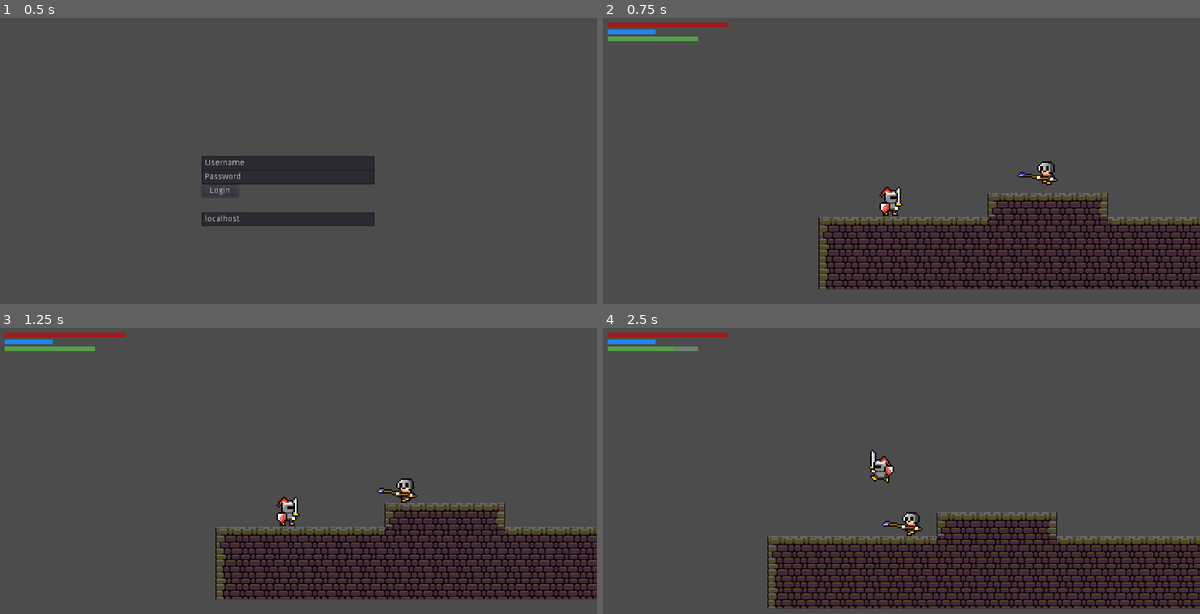
Above: before the commit, frames 1-4 (two rows, left to right).
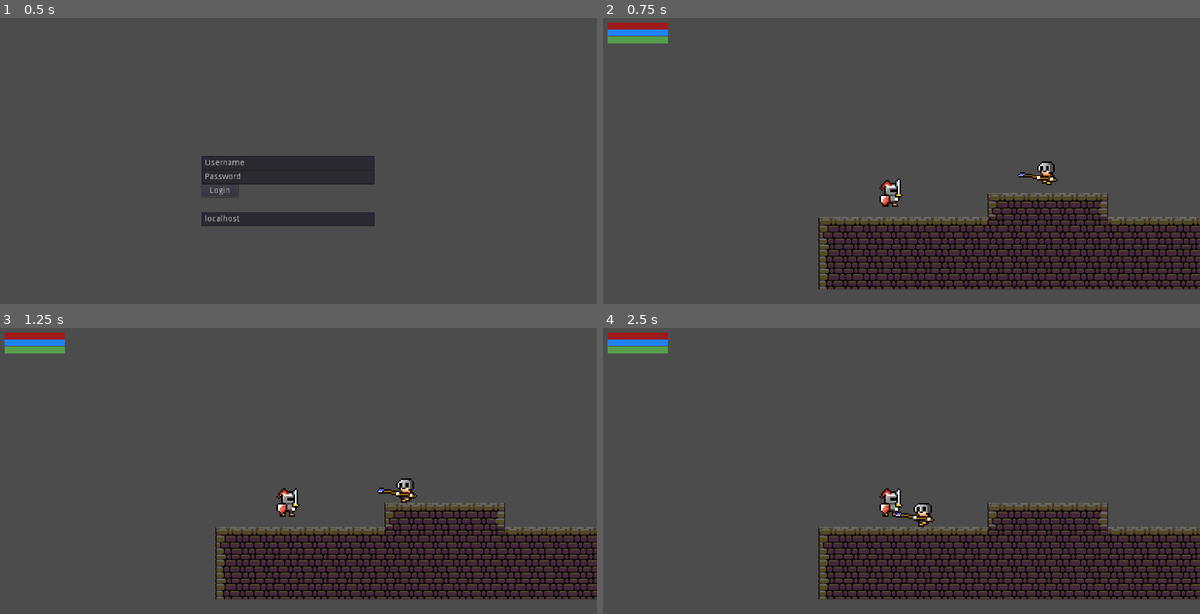
Above: after the commit, the same moments.

Repository: dim35/CEN3031-Project
Game: Godot game, scene res://screens/login_screen/login_screen.tscn
Same seed, same stepped clock (60 frames per second), same inputs: the game is played once before the commit and once after it.
Inputs:
- Up to frame 1 (0.5 s): no input
- Up to frame 2 (0.75 s): click "Login" at 0.5 s
- Up to frame 3 (1.25 s): no input
- Up to frame 4 (2.5 s): hold D (move_right) 1.28-2.03 s; hold Shift (ui_shift, bound only after the commit) 1.28-2.03 s; tap Up (jump) at 1.52, 2.27 s; hold A (move_left) from 2.03 s (still down); tap X (attack) at 2.1 s; tap Shift (ui_shift, bound only after the commit) at 2.3 s

Frame 1 is identical in both runs. In frame 2, 0.8% of the frame differs, in the area x 0-51%, y 1-70%; in frame 3, 0.9%; in frame 4, 19%, in the area x 0-100%, y 1-99%.
Error after the commit: Parse Error: The member "mana" already exists in a parent class. (res://entity_scenes/Player.gd:7)

Commit message:
Stamina no longer depletes with walking. Shift-run possible.

Diff:
--- a/entity_scenes/AnimatedEntity.gd
+++ b/entity_scenes/AnimatedEntity.gd
@@ -1,12 +1,23 @@
 extends KinematicBody2D
 signal under_attack
 
-# ----------- All attributes of an animated entity -----------
+
+# Var instead of const to allow player leveling and mob scaling
+var MAX_HEALTH = 200
+var MAX_MANA = 80
+var MAX_STAMINA = 150
+var MAX_DEFENSE = 300
+var MAX_SPEED = 150
+
+# Current values as opposed to maxima
 var velocity = Vector2()
-var speed = 300
 var health = 100
+var mana = 100
 var stamina = 100
-var defense = 10
+var defense = 100
+var speed = 100
+
+
 const UP_DIRECTION = Vector2(0, -1)
 const GRAVITY = 10
 
--- a/entity_scenes/Player.gd
+++ b/entity_scenes/Player.gd
@@ -1,13 +1,5 @@
 extends "res://entity_scenes/AnimatedEntity.gd"
 
-
-
-# Var instead of const to allow player leveling
-var MAX_HEALTH = 200
-var MAX_MANA = 80
-var MAX_STAMINA = 150
-var MAX_DEFENSE = 300
-var MAX_SPEED = 200
 
 
 # Other attributes
@@ -16,7 +8,7 @@
 
 
 # Stamina depletion and regen constants
-const STAMINA_WALK_DEPLETION = 0.3
+const STAMINA_RUN_DEPLETION = 0.3
 const STAMINA_JUMP_DEPLETION = 8
 const STAMINA_ATTACK_DEPLETION = 0.6
 const STAMINA_IDLE_REGEN = 0.4
@@ -46,13 +38,17 @@
 	# Player is moving left
 	if Input.is_action_pressed("move_left"):
 		velocity.x = -speed
-		stamina = max(stamina - STAMINA_WALK_DEPLETION, 0)
+		if Input.is_action_pressed("ui_shift"):
+			velocity.x = -1.2*speed
+			stamina = max(stamina - STAMINA_RUN_DEPLETION, 0)
 		$Animations.flip_h = velocity.x < 0
 
 	# Player is moving right
 	if Input.is_action_pressed("move_right"):
 		velocity.x = speed
-		stamina = max(stamina - STAMINA_WALK_DEPLETION, 0)
+		if Input.is_action_pressed("ui_shift"):
+			velocity.x = 1.2*speed
+			stamina = max(stamina - STAMINA_RUN_DEPLETION, 0)
 		$Animations.flip_h = velocity.x < 0
 
 	# Player is jumping
--- a/project.godot
+++ b/project.godot
@@ -39,6 +39,8 @@
 , Object(InputEventKey,"resource_local_to_scene":false,"resource_name":"","device":0,"alt":false,"shift":false,"control":false,"meta":false,"command":false,"pressed":false,"scancode":87,"unicode":0,"echo":false,"script":null)
  ]
 idle=[  ]
+ui_shift=[ Object(InputEventKey,"resource_local_to_scene":false,"resource_name":"","device":0,"alt":false,"shift":false,"control":false,"meta":false,"command":false,"pressed":false,"scancode":16777237,"unicode":0,"echo":false,"script":null)
+ ]
 
 [rendering]
 
